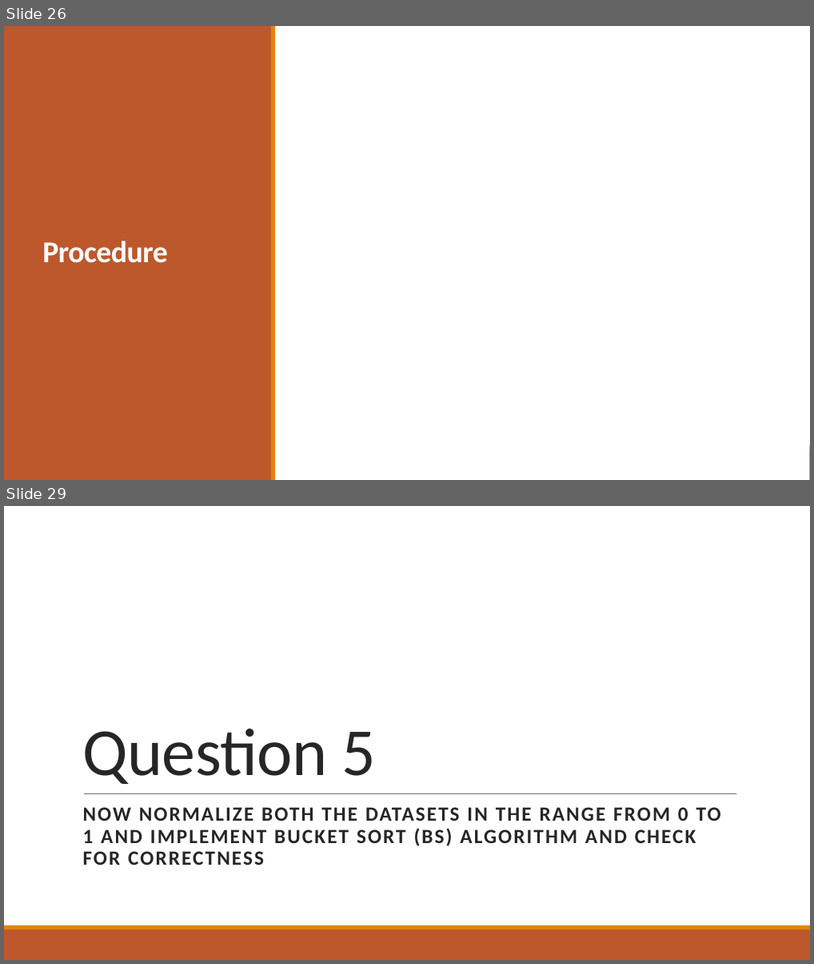
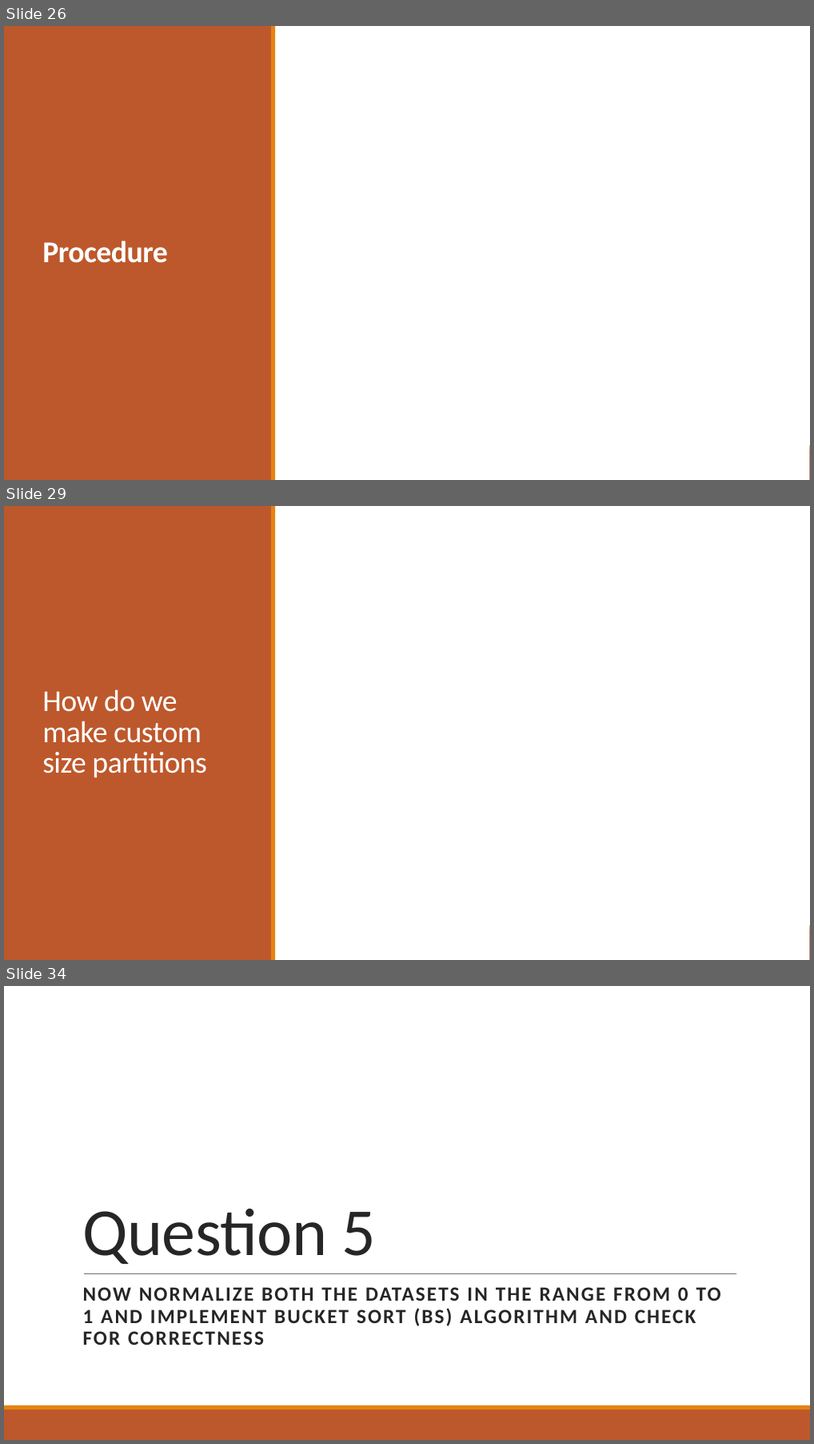
Before and after one commit to ayndp657/ALGORITHMLAB, a slide deck: Assignment 1/Assignment Presentation.pptx. Shown one above the other, each under a label of ours: slides 26 and 29 before the commit, slides 26, 29 and 34 after it; the slides between them are not shown. The pictures are 814x964 and 814x1444 pixels, drawn with LibreOffice and Linux fonts; fonts in the diff are those of the drawing; grey boxes stand for pictures; background and template pictures are left out. Boxes give left, top, right and bottom in pixels: in the first picture for what was removed or moved away, otherwise in the second. Text is boxed around its words. In the diff, an @@ line names an element or a change of style, - is before the commit and + after.

```diff
--- a/Assignment 1/Assignment Presentation.pptx
+++ b/Assignment 1/Assignment Presentation.pptx
@@ slide 29 added at (4,506,810,960), background #FFFFFF; not listed: 2 template elements that a slide beside it also shows @@
@@ rectangle added at (4,506,810,960), fill #FFFFFF @@
@@ rectangle added at (4,506,272,960), fill #BD582C @@
@@ rectangle added at (271,506,276,960), fill #E48312 @@
@@ title added at (42,689,207,777), 36 pt, text #FFFFFF @@
+How do we make custom size partitions
@@ what was slide 29 is now slide 34 @@
```
Also in this commit, not shown: 1 slide changed, 4 other slides added, 1 other file.
